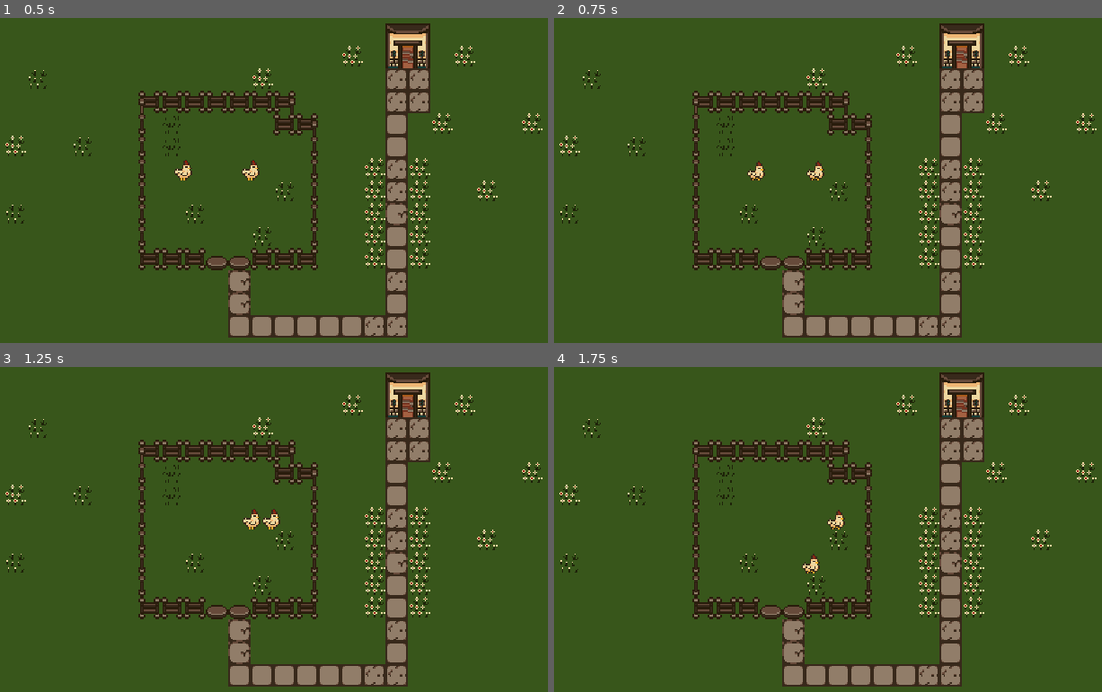
Above: before the commit, frames 1-4 (two rows, left to right).
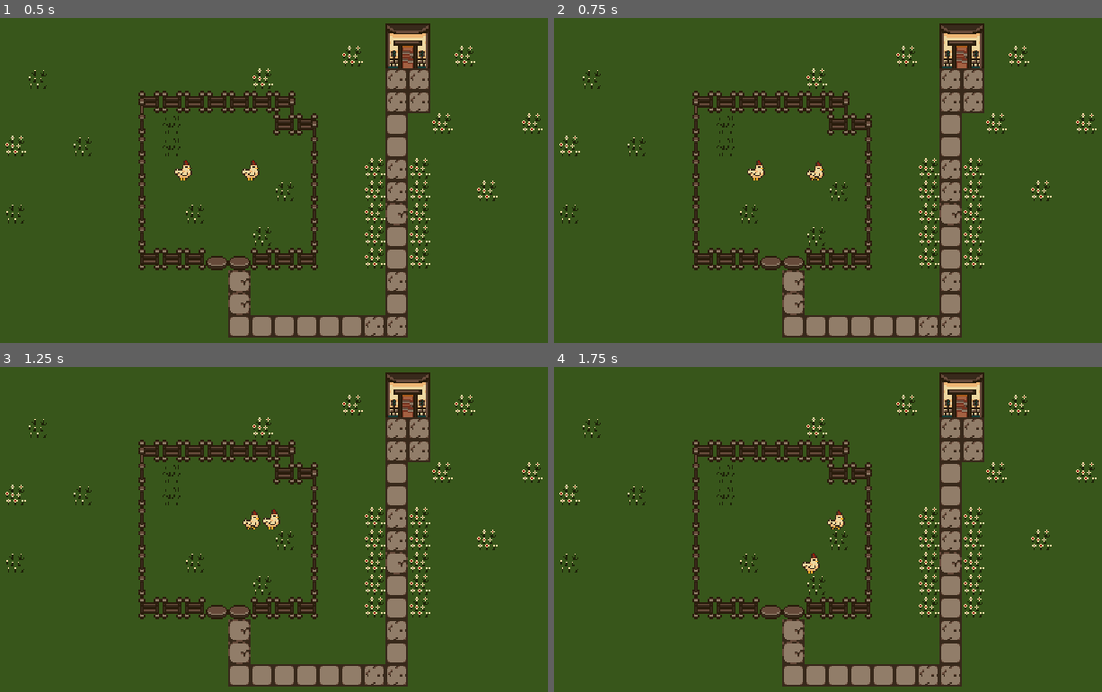
Above: after the commit, the same moments.

Repository: gtarsia/farm
Game: Godot game, scene res://Main.tscn
The game is run twice, just before and just after one commit, with the same random seed, the same clock (stepped at 60 frames per second) and the same inputs.
Inputs:
- Up to frame 1 (0.5 s): no input
- Up to frame 2 (0.75 s): tap Enter at 0.5 s; hold Right (ui_right) from 0.53 s (still down)
- Up to frame 3 (1.25 s): keep holding Right (ui_right)
- Up to frame 4 (1.75 s): tap Space at 1.25 s; release Right (ui_right) at 1.28 s; hold Down (ui_down) from 1.28 s (still down)

Frame 1 is identical in both runs. In frame 2, less than 0.1% of the frame differs, in the area x 35-39%, y 43-50%; in frame 3, less than 0.1%; in frame 4, less than 0.1%.

Commit message:
Make chicken animation go faster

Diff:
--- a/entities/Chicken.tscn
+++ b/entities/Chicken.tscn
@@ -38,6 +38,7 @@
 region_filter_clip = true
 
 [node name="AnimationPlayer" type="AnimationPlayer" parent="Sprite"]
+playback_speed = 4.0
 anims/walk = SubResource( 1 )
 
 [node name="CollisionShape2D" type="CollisionShape2D" parent="."]
